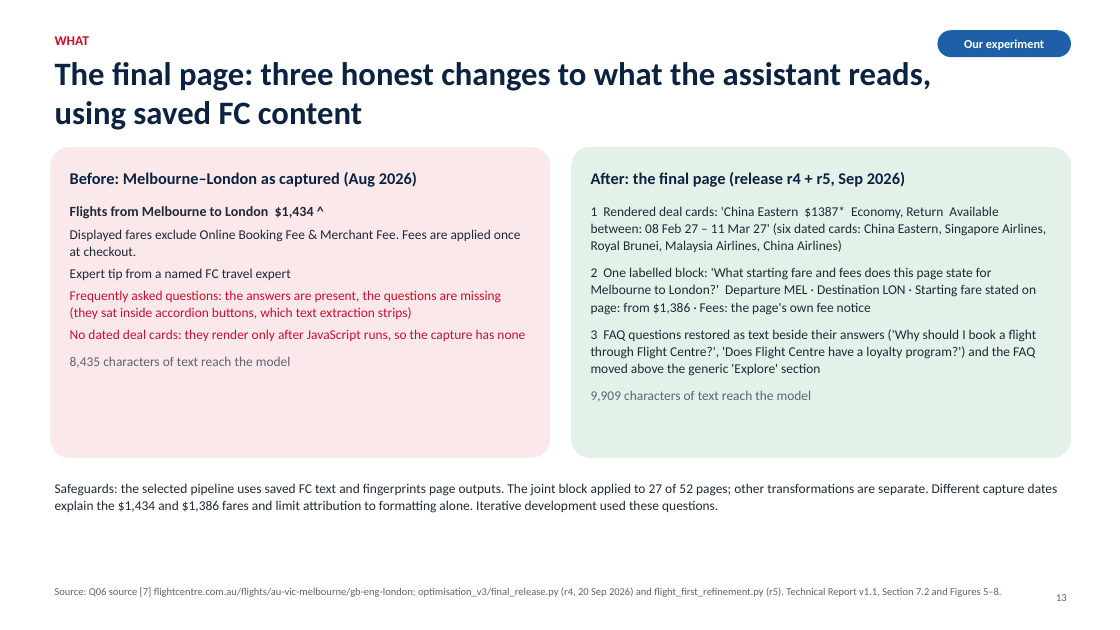
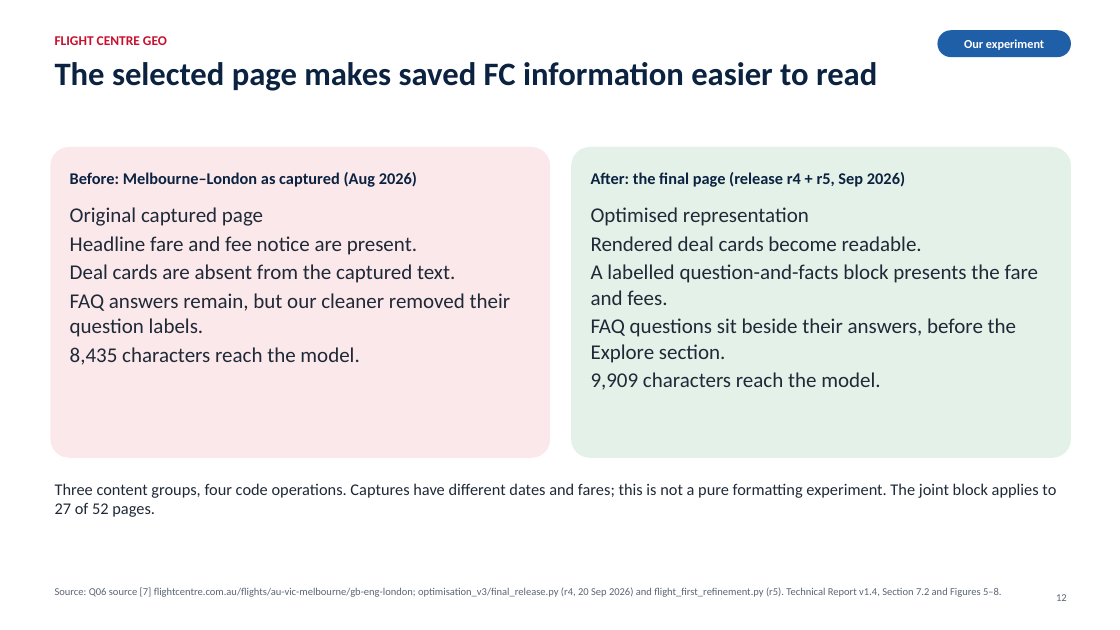
Before and after one commit to muhammadmubbashar/GEO--Generative-Engine-Optimisation, a slide deck: slide 12 of presentation/FC_GEO_Leadership_Final.pptx (slide 13 before the commit). Drawn at 1120x630 pixels with LibreOffice and Linux fonts; fonts in the diff are those of the drawing. Boxes give left, top, right and bottom in pixels: in the first picture for what was removed or moved away, otherwise in the second. Text is boxed around its words. In the diff, an @@ line names an element or a change of style, - is before the commit and + after.

```diff
--- a/presentation/FC_GEO_Leadership_Final.pptx
+++ b/presentation/FC_GEO_Leadership_Final.pptx
@@ text at bbox=[55, 36, 167, 45]: text changed @@
-WHAT
+FLIGHT CENTRE GEO
@@ text at bbox=[55, 62, 877, 91]: text changed @@
-The final page: three honest changes to what the assistant reads, using saved FC content
+The selected page makes saved FC information easier to read
@@ text at bbox=[70, 207, 511, 365]: text changed; size 11.5 to 18 pt; text colour #C8102E to #1F2937 @@
-Flights from Melbourne to London $1,434 ^
-Displayed fares exclude Online Booking Fee & Merchant Fee. Fees are applied once at checkout.
-Expert tip from a named FC travel expert
-Frequently asked questions: the answers are present, the questions are missing (they sat inside accordion buttons, which text extraction strips)
-No dated deal cards: they render only after JavaScript runs, so the capture has none
-8,435 characters of text reach the model
+Original captured page
+Headline fare and fee notice are present.
+Deal cards are absent from the captured text.
+FAQ answers remain, but our cleaner removed their question labels.
+8,435 characters reach the model.
@@ text at bbox=[591, 207, 1039, 390]: text changed; size 11.5 to 18 pt @@
-1 Rendered deal cards: 'China Eastern $1387* Economy, Return Available between: 08 Feb 27 – 11 Mar 27' (six dated cards: China Eastern, Singapore Airlines, Royal Brunei, Malaysia Airlines, China Airlines)
-2 One labelled block: 'What starting fare and fees does this page state for Melbourne to London?' Departure MEL · Destination LON · Starting fare stated on page: from $1,386 · Fees: the page's own fee notice
-3 FAQ questions restored as text beside their answers ('Why should I book a flight through Flight Centre?', 'Does Flight Centre have a loyalty program?') and the FAQ moved above the generic 'Explore' section
-9,909 characters of text reach the model
+Optimised representation
+Rendered deal cards become readable.
+A labelled question-and-facts block presents the fare and fees.
+FAQ questions sit beside their answers, before the Explore section.
+9,909 characters reach the model.
@@ text at bbox=[55, 483, 1056, 517]: text changed; size 11.5 to 14 pt @@
-Safeguards: the selected pipeline uses saved FC text and fingerprints page outputs. The joint block applied to 27 of 52 pages; other transformations are separate. Different capture dates explain the $1,434 and $1,386 fares and limit attribution to formatting alone. Iterative development used these questions.
+Three content groups, four code operations. Captures have different dates and fares; this is not a pure formatting experiment. The joint block applies to 27 of 52 pages.
@@ text at bbox=[55, 587, 1002, 597]: text changed @@
-Source: Q06 source [7] flightcentre.com.au/flights/au-vic-melbourne/gb-eng-london; optimisation_v3/final_release.py (r4, 20 Sep 2026) and flight_first_refinement.py (r5). Technical Report v1.1, Section 7.2 and Figures 5–8.
+Source: Q06 source [7] flightcentre.com.au/flights/au-vic-melbourne/gb-eng-london; optimisation_v3/final_release.py (r4, 20 Sep 2026) and flight_first_refinement.py (r5). Technical Report v1.4, Section 7.2 and Figures 5–8.
```
Also in this commit, not shown: 30 other slides changed, 4 slides added, 6 other files.
